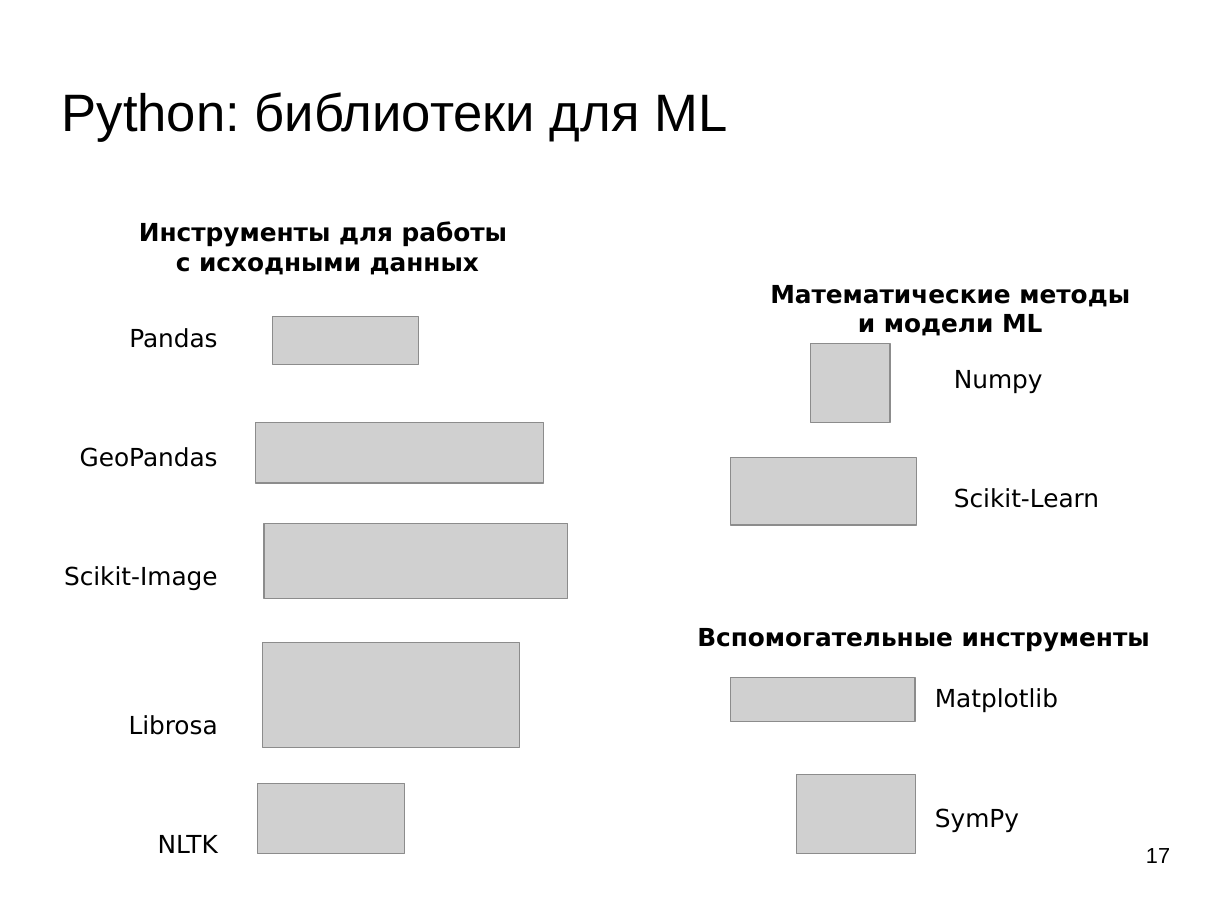
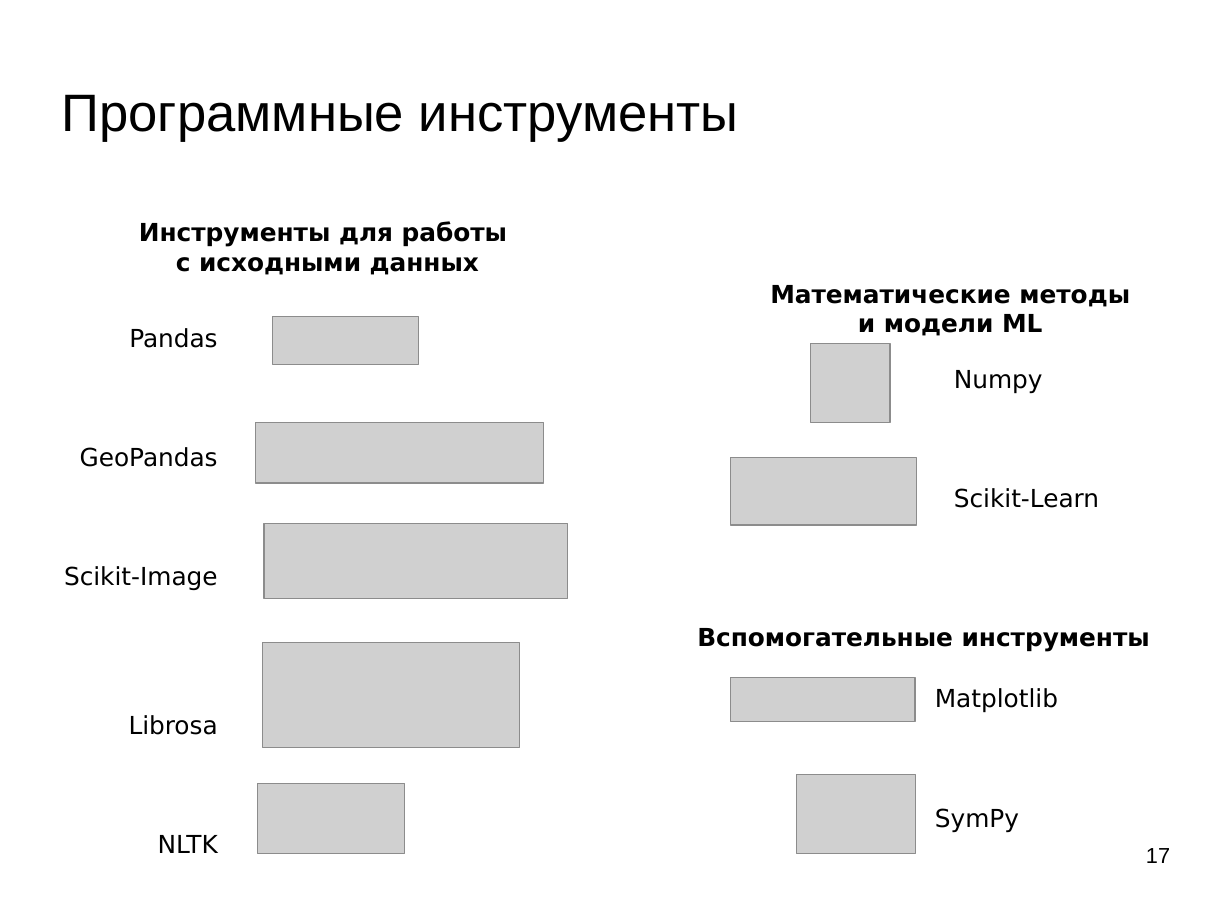
Before and after one commit to mechanoid5/ml_lectorium_2026_I, a slide deck: slide 17 of 04-eda.odp. Drawn at 1232x924 pixels with LibreOffice and Linux fonts; fonts in the diff are those of the drawing; grey boxes stand for pictures; background and template pictures are left out. Boxes give left, top, right and bottom in pixels: in the first picture for what was removed or moved away, otherwise in the second. Text is boxed around its words. In the diff, an @@ line names an element or a change of style, - is before the commit and + after.

```diff
--- a/04-eda.odp
+++ b/04-eda.odp
@@ title at (62,94,739,141): text changed @@
-Python: библиотеки для ML
+Программные инструменты
```
Also in this commit, not shown: 13 other slides changed, 2 other files.
